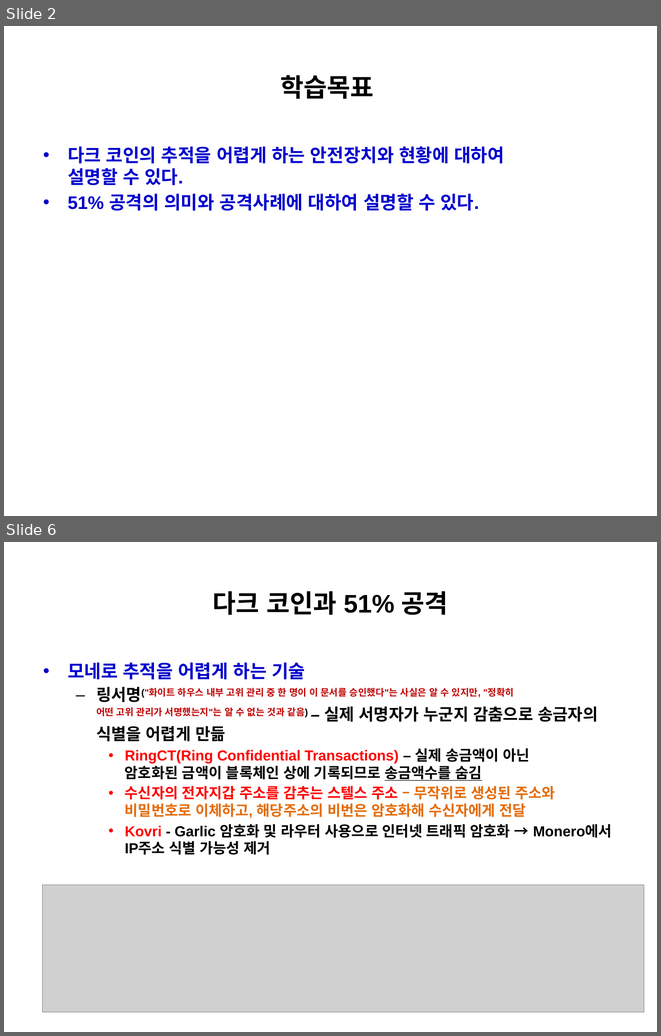
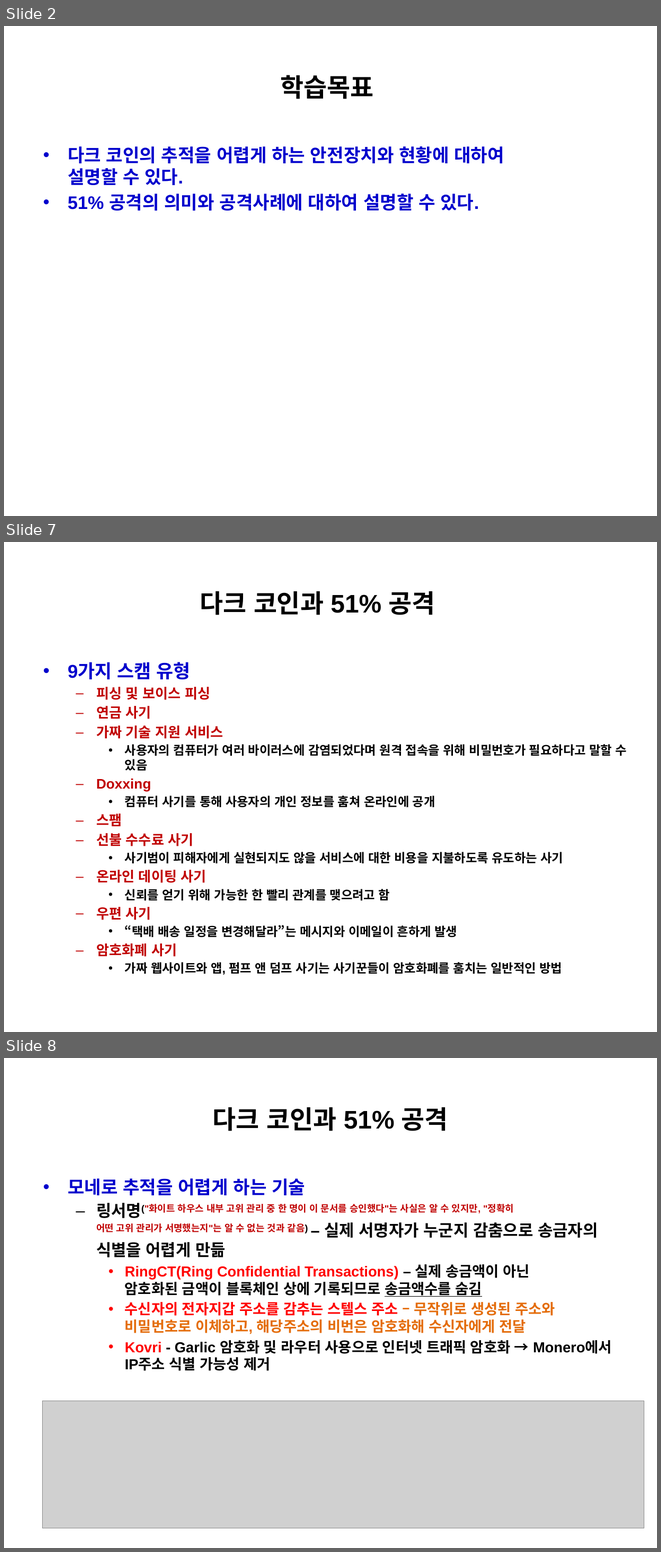
Before and after one commit to park-1927/course, a slide deck: 블록체인/2025-8-다크 코인과 51% 공격.pptx. Shown one above the other, each under a label of ours: slides 2 and 6 before the commit, slides 2, 7 and 8 after it; the slides between them are not shown. The pictures are 661x1036 and 661x1552 pixels, drawn with LibreOffice and Linux fonts; fonts in the diff are those of the drawing; grey boxes stand for pictures. Boxes give left, top, right and bottom in pixels: in the first picture for what was removed or moved away, otherwise in the second. Text is boxed around its words. In the diff, an @@ line names an element or a change of style, - is before the commit and + after.

```diff
--- a/블록체인/2025-8-다크 코인과 51% 공격.pptx
+++ b/블록체인/2025-8-다크 코인과 51% 공격.pptx
@@ slide 7 added at <box>4,542,657,1032</box>, background #FFFFFF @@
@@ title added at <box>200,591,435,615</box>, 28 pt, text #000000, bold @@
+다크 코인과 51% 공격
@@ text added at <box>68,662,626,974</box>, 13.6 pt, text #000000, bold @@
+• 9가지 스캠 유형
+  – 피싱 및 보이스 피싱
+  – 연금 사기
+  – 가짜 기술 지원 서비스
+    • 사용자의 컴퓨터가 여러 바이러스에 감염되었다며 원격 접속을 위해 비밀번호가 필요하다고 말할 수 있음
+  – Doxxing
+    • 컴퓨터 사기를 통해 사용자의 개인 정보를 훔쳐 온라인에 공개
+  – 스팸
+  – 선불 수수료 사기
+    • 사기범이 피해자에게 실현되지도 않을 서비스에 대한 비용을 지불하도록 유도하는 사기
+  – 온라인 데이팅 사기
+    • 신뢰를 얻기 위해 가능한 한 빨리 관계를 맺으려고 함
+  – 우편 사기
+    • “택배 배송 일정을 변경해달라”는 메시지와 이메일이 흔하게 발생
+  – 암호화폐 사기
+    • 가짜 웹사이트와 앱, 펌프 앤 덤프 사기는 사기꾼들이 암호화폐를 훔치는 일반적인 방법
@@ what was slide 6 is now slide 8 @@
```
Also in this commit, not shown: 4 slides changed, 1 other slide added, 1 other file.
